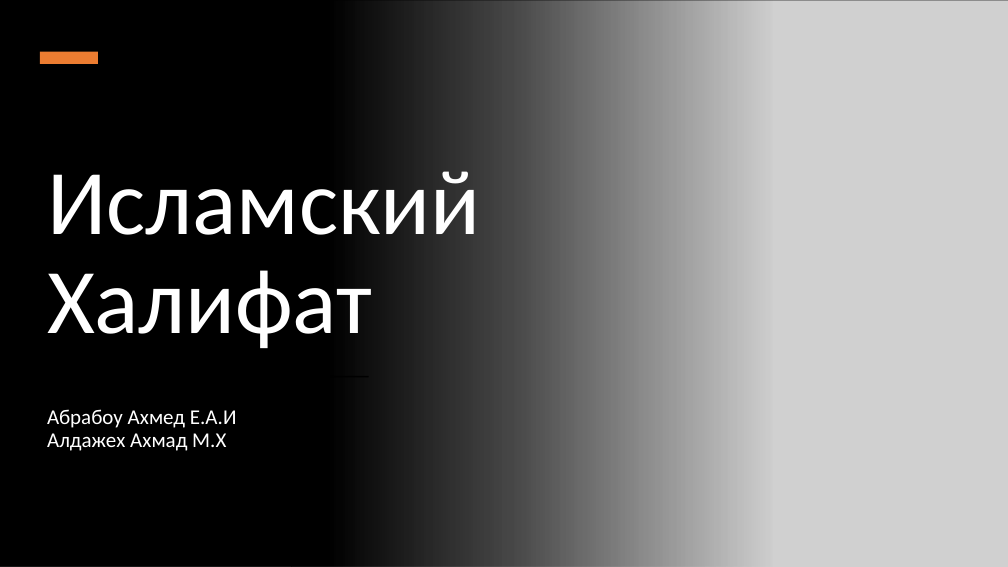
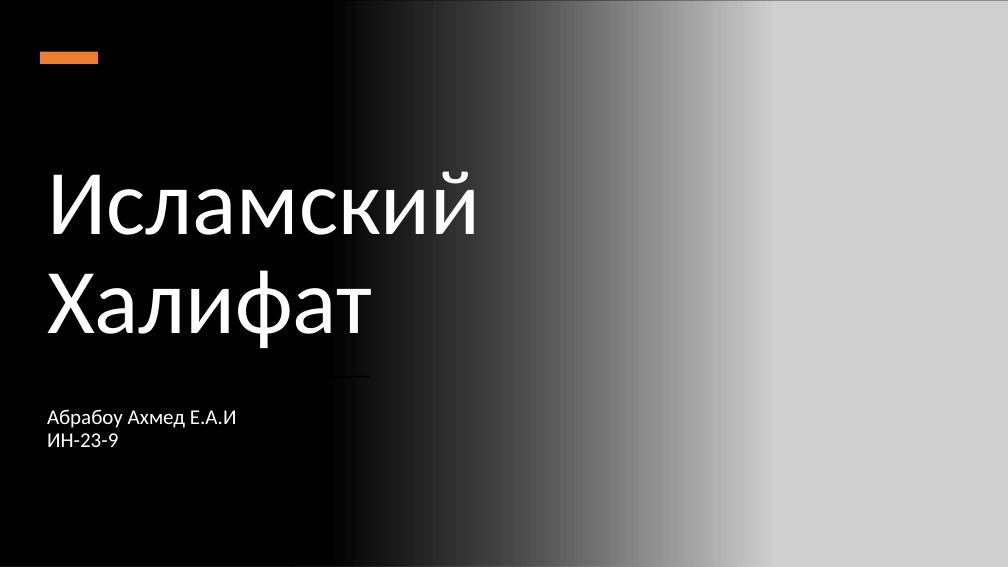
Before and after one commit to a0-0/Mining-Univer, a slide deck: slide 1 of History/Khelafa.pptx. Drawn at 1008x567 pixels with LibreOffice and Linux fonts; fonts in the diff are those of the drawing; grey boxes stand for pictures. Boxes give left, top, right and bottom in pixels: in the first picture for what was removed or moved away, otherwise in the second. Text is boxed around its words. In the diff, an @@ line names an element or a change of style, - is before the commit and + after.

Commit message:
Update

```diff
--- a/History/Khelafa.pptx
+++ b/History/Khelafa.pptx
@@ subtitle at [47,409,237,447]: text changed @@
-Абрабоу Ахмед Е.А.И
-Алдажех Ахмад М.Х
+Абрабоу Ахмед Е.А.И
+ИН-23-9
```
